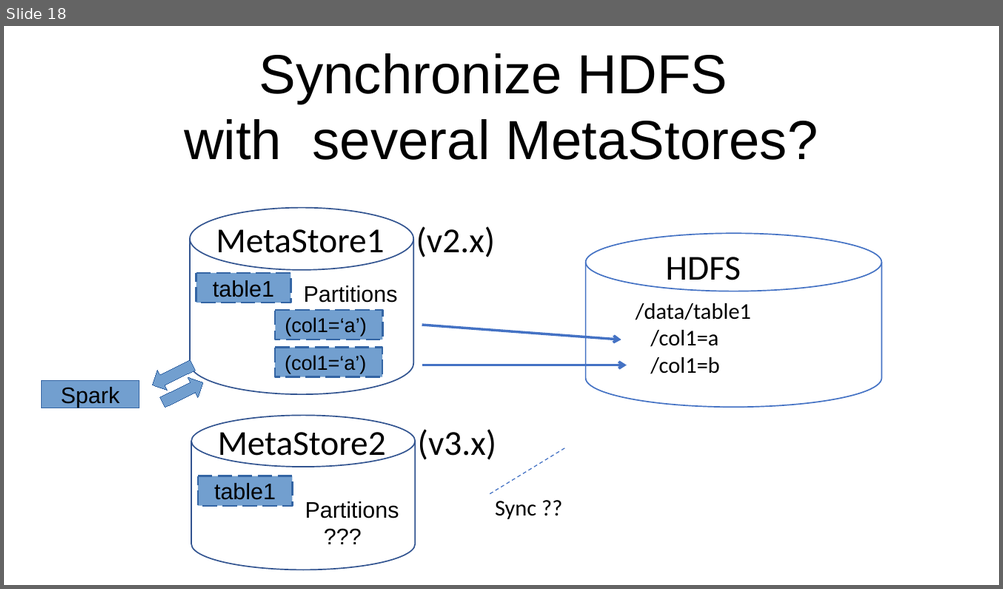
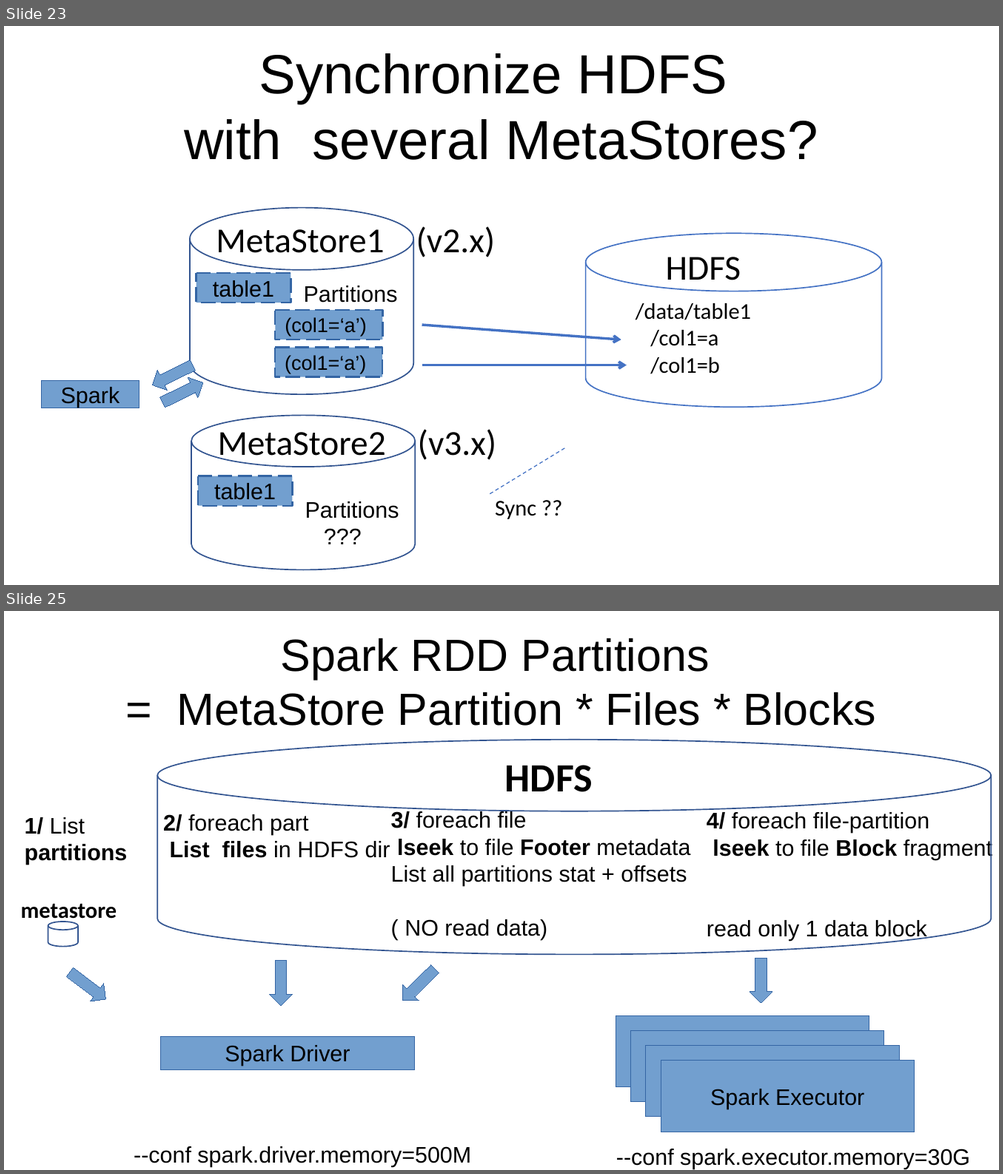
Before and after one commit to Arnaud-Nauwynck/presentations, a slide deck: pres-bigdata/BigData-4-hadoop-parquet-spark.pptx. Shown one above the other, each under a label of ours: slide 18 before the commit, slides 23 and 25 after it; the slides between them are not shown. The pictures are 1003x589 and 1003x1174 pixels, drawn with LibreOffice and Linux fonts; fonts in the diff are those of the drawing. Boxes give left, top, right and bottom in pixels: in the first picture for what was removed or moved away, otherwise in the second. Text is boxed around its words. In the diff, an @@ line names an element or a change of style, - is before the commit and + after.

```diff
--- a/pres-bigdata/BigData-4-hadoop-parquet-spark.pptx
+++ b/pres-bigdata/BigData-4-hadoop-parquet-spark.pptx
@@ slide 25 added at <box>4,611,999,1170</box>, background #FFFFFF @@
@@ title added at <box>177,638,876,726</box>, 36 pt, text #000000 @@
+Spark RDD Partitions
+= MetaStore Partition * Files * Blocks
@@ cylinder added at <box>157,740,991,955</box>, outline #325491 1 pt @@
@@ text added at <box>505,765,592,792</box>, 32 pt, text #000000, bold @@
+HDFS
@@ text added at <box>391,810,690,940</box>, 18 pt, text #000000 @@
+3/ foreach file
+lseek to file Footer metadata
+List all partitions stat + offsets
+( NO read data)
@@ text added at <box>25,817,128,865</box>, 18 pt, text #000000, bold @@
+1/ List partitions
@@ text added at <box>163,815,390,858</box>, 18 pt, text #000000 @@
+2/ foreach part
+List files in HDFS dir
@@ text added at <box>706,812,992,941</box>, 18 pt, text #000000 @@
+4/ foreach file-partition
+lseek to file Block fragment
+read only 1 data block
@@ text added at <box>21,903,116,923</box>, 18 pt, text #000000, bold @@
+metastore
@@ cylinder added at <box>48,923,78,948</box>, outline #325491 1 pt @@
@@ freeform shape added at <box>62,964,112,1009</box>, fill #729FCF, outline #3465A4 0 pt @@
@@ freeform shape added at <box>270,961,292,1006</box>, fill #729FCF, outline #3465A4 0 pt @@
@@ freeform shape added at <box>395,961,443,1008</box>, fill #729FCF, outline #3465A4 0 pt @@
@@ freeform shape added at <box>749,959,772,1004</box>, fill #729FCF, outline #3465A4 0 pt @@
@@ freeform shape added at <box>616,1017,870,1088</box>, fill #729FCF, outline #3465A4 0 pt, 18 pt, text #000000 @@
+Spark Executor
@@ freeform shape added at <box>630,1031,884,1102</box>, fill #729FCF, outline #3465A4 0 pt, 18 pt, text #000000 @@
+Spark Executor
@@ freeform shape added at <box>161,1037,415,1071</box>, fill #729FCF, outline #3465A4 0 pt, 18 pt, text #000000 @@
+Spark Driver
@@ freeform shape added at <box>646,1046,899,1117</box>, fill #729FCF, outline #3465A4 0 pt, 18 pt, text #000000 @@
+Spark Executor
@@ freeform shape added at <box>661,1062,915,1133</box>, fill #729FCF, outline #3465A4 0 pt, 18 pt, text #000000 @@
+Spark Executor
@@ text added at <box>134,1147,471,1167</box>, 18 pt, text #000000 @@
+--conf spark.driver.memory=500M
@@ text added at <box>616,1149,970,1170</box>, 18 pt, text #000000 @@
+--conf spark.executor.memory=30G
@@ what was slide 18 is now slide 23 @@
```
Also in this commit, not shown: 5 slides changed, 8 other slides added, 1 slide removed.
